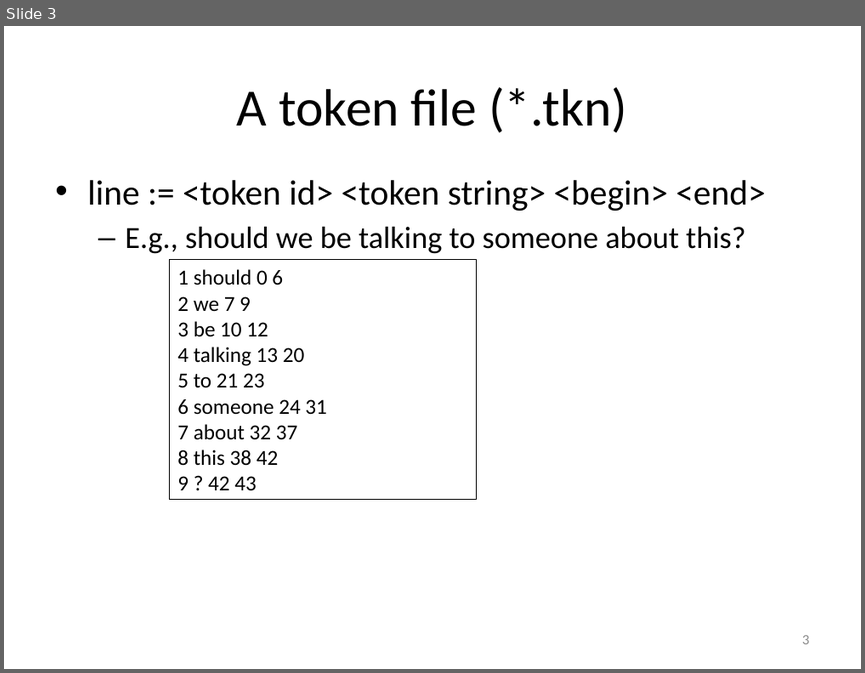
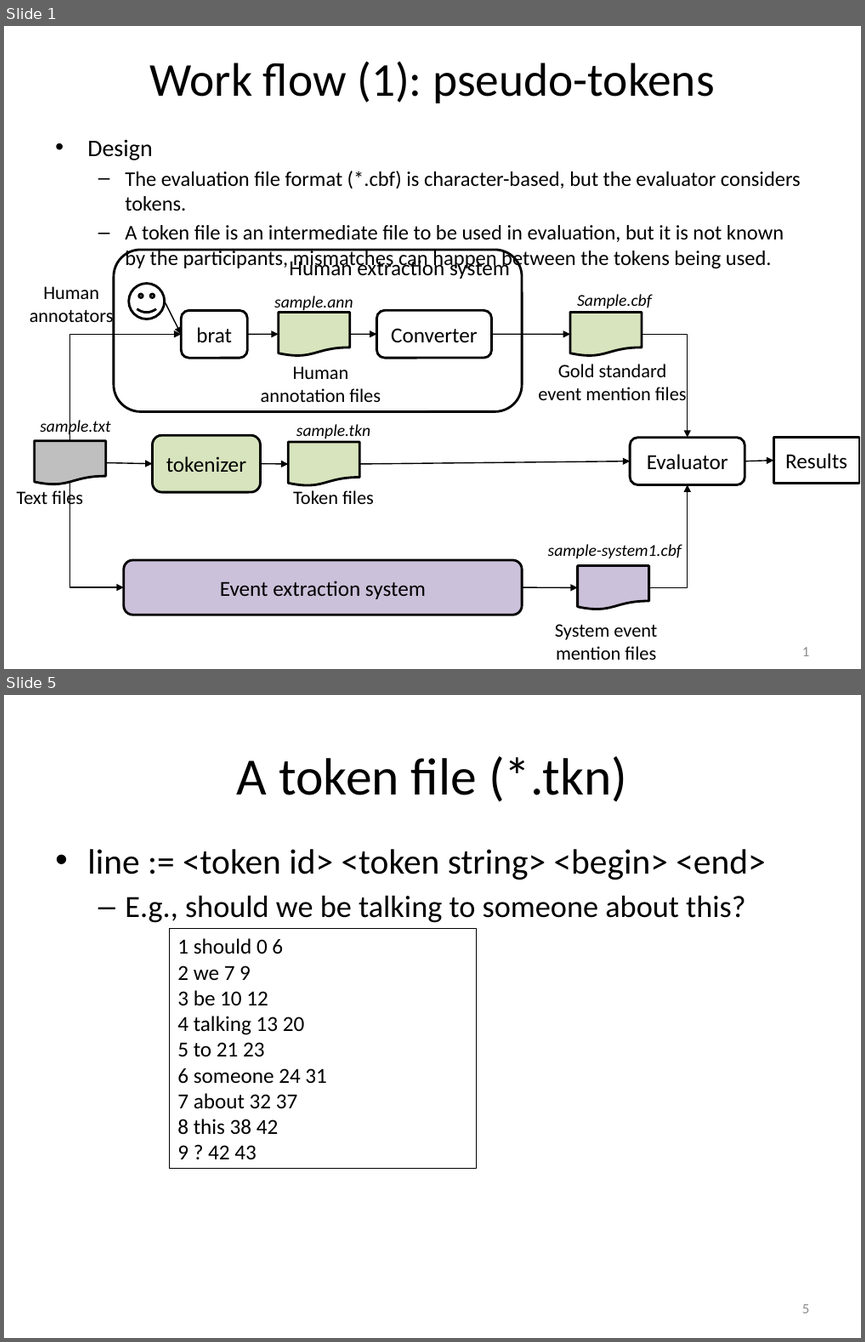
Before and after one commit to hunterhector/EvmEval, a slide deck: doc/evm-eval-work-flow.pptx. Shown one above the other, each under a label of ours: slide 3 before the commit, slides 1 and 5 after it; the slides between them are not shown. The pictures are 865x673 and 865x1342 pixels, drawn with LibreOffice and Linux fonts; fonts in the diff are those of the drawing. Boxes give left, top, right and bottom in pixels: in the first picture for what was removed or moved away, otherwise in the second. Text is boxed around its words. In the diff, an @@ line names an element or a change of style, - is before the commit and + after.

```diff
--- a/doc/evm-eval-work-flow.pptx
+++ b/doc/evm-eval-work-flow.pptx
@@ slide 1 added at (x1=4, y1=26, x2=861, y2=669), background #FFFFFF @@
@@ title added at (x1=150, y1=61, x2=714, y2=103), 39.6 pt, text #000000 @@
+Work flow (1): pseudo-tokens
@@ text added at (x1=87, y1=139, x2=800, y2=270), 17.5 pt, text #000000 @@
+• Design
+  – The evaluation file format (*.cbf) is character-based, but the evaluator considers tokens.
+  – A token file is an intermediate file to be used in evaluation, but it is not known by the participants, mismatches can happen between the tokens being used.
@@ group added at (x1=17, y1=250, x2=859, y2=659): 12 texts, 8 arrows, 6 rounded rectangles, 5 flow chart documents, 4 elbow arrows, 1 smiley face, 1 rectangle @@
+Human annotators
+Human
+annotation files
+Text files
+sample.txt
+Sample.cbf
+Gold standard
+event mention files
+System event
+mention files
+sample-system1.cbf
+Converter
+sample.ann
+Event extraction system
+tokenizer
+Evaluator
+Results
+sample.tkn
+Token files
+brat
+Human extraction system
@@ arrow added from (359, 464) to (630, 461), #000000 1 pt @@
@@ page number added at (x1=802, y1=646, x2=809, y2=656), 12 pt, text #8C8C8C @@
+1
@@ what was slide 3 is now slide 5 @@
@@ page number at (x1=802, y1=1304, x2=809, y2=1313): text changed @@
-3
+5
```
Also in this commit, not shown: 2 slides changed, 1 other slide added, 9 other files.
